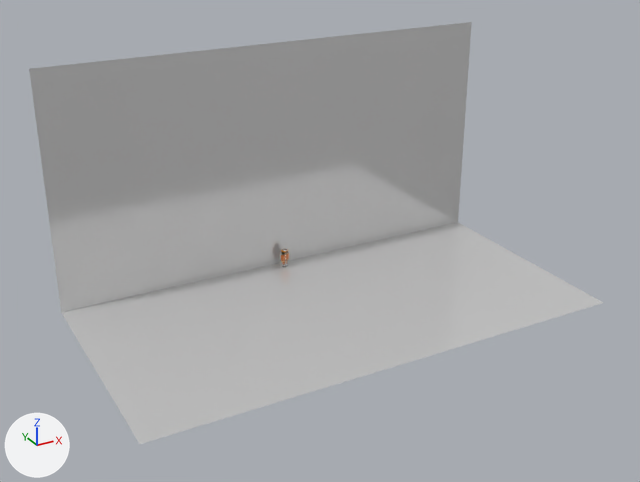
Before and after pictures for a commit that changed the Blender file model/tc_d.blend.
Camera for both pictures: a camera (50 mm lens) standing at (-162.0, -329.0, 172.0) and looking at (-8.0, -49.0, 32.0). Arrows for +X, +Y and +Z are at lower left; the lights stay in place. The first picture is the older version.

In view in the first picture: 'ground'.
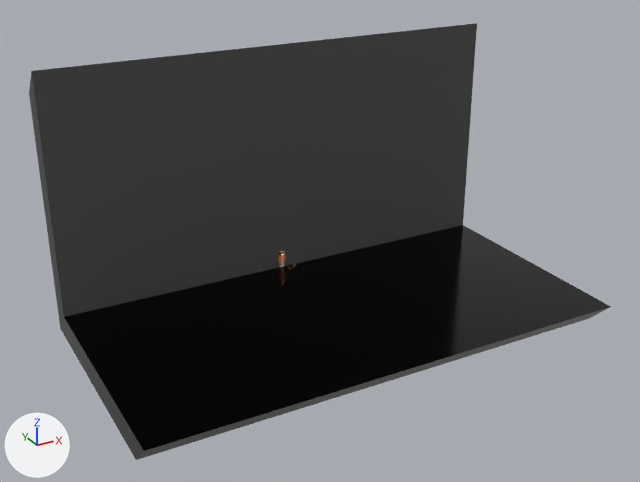
Patch to the scene script:
```diff
--- a/model/tc_d.blend.py
+++ b/model/tc_d.blend.py
@@ mat_mirror @@
 mat_mirror = principled_material('mirror')
-mat_mirror.base_color = (0.8, 0.8, 0.8)  # white #e7e7e7
+mat_mirror.base_color = (0.0, 0.0, 0.0)  # black #000000
 mat_mirror.metallic = 0.495
@@ mat_材质_001 @@
+mat_材质_001 = principled_material('材质.001')
+mat_材质_001.base_color = (0.0898, 0.0898, 0.0898)  # dark grey #555555
+mat_材质_001.roughness = 1.0
@@ me_平面_008 @@
 # used by ob_ground; location = (0.0, 2.0, 0.0)
 # verts and faces of me_平面_008; kept vertices keep their numbers, new ones are numbered from 6
 # before: 0 (-100.0, -100.0, 0.0) at pixel (139, 444), 1 (100.0, -100.0, 0.0) at pixel (603, 302), 2 (-100.0, 0.0, 100.0) at pixel (29, 68), 3 (100.0, 0.0, 100.0) at pixel (471, 21), 4 (-100.0, 0.0, 0.0) at pixel (61, 312)
 # before: 5 (100.0, 0.0, 0.0) at pixel (458, 222)
-me_平面_008.from_pydata(...)  # 6 vertices, 2 faces; spans x -100.0..100.0, y -100.0..0.0, z 0.0..100.0
+me_平面_008.from_pydata(...)  # 12 vertices, 10 faces; spans x -100.0..100.0, y -100.0..11.0, z -11.0..100.0
+# me_平面_008 part 1
+for new, old in zip([*range(6, 12)], [*range(0, 6)]): verts[new] = verts[old] + (0.0, 11.0, -11.0)
+faces += [(8, 9, 11, 10), (2, 3, 9, 8), (2, 8, 10, 4), (3, 5, 11, 9)]  # mat_材质_001 (dark grey #555555)
+faces += [(6, 10, 11, 7), (1, 7, 11, 5), (0, 6, 7, 1), (0, 4, 10, 6)]  # mat_mirror (black #000000)
+# me_平面_008 part 2: 1 face spanning x -100.0..100.0, y 0.0, z 0.0..100.0 switches from mat_mirror (white #e7e7e7) to mat_材质_001 (dark grey #555555)
 me_平面_008.materials.append(mat_mirror)
+me_平面_008.materials.append(mat_材质_001)  # dark grey #555555
@@ ob_ground @@
 ob_ground = bpy.data.objects.new('ground', me_平面_008)
-ob_ground.location = (0.0, 2.0, 0.0)
+ob_ground.location = (0.0, -2.0, 0.0)
```

Where the change shows, as pixel boxes (x1, y1, x2, y2) in the pictures (640 x 482 px):
'ground', recoloured, reshaped, moved (white to black): before (29, 22, 603, 444); after (29, 23, 611, 460)
part 1 of me_平面_008, added: after (29, 44, 610, 460)
part 2 of me_平面_008, recoloured: (32, 24, 471, 312) in both
